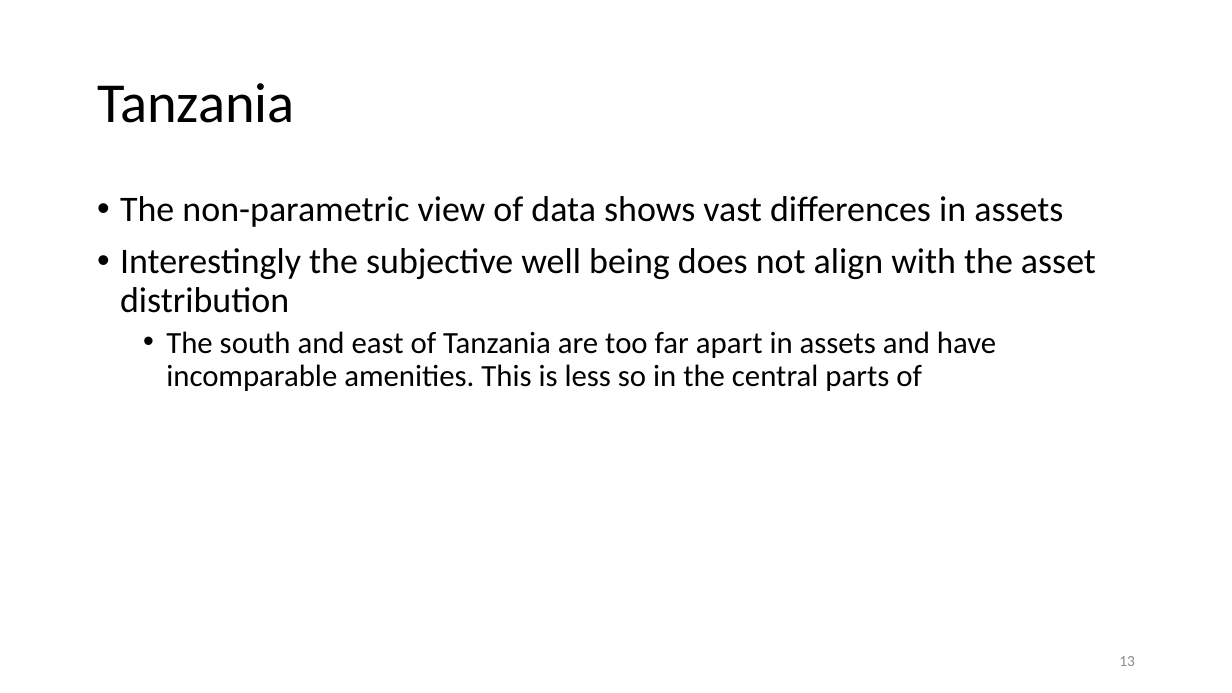
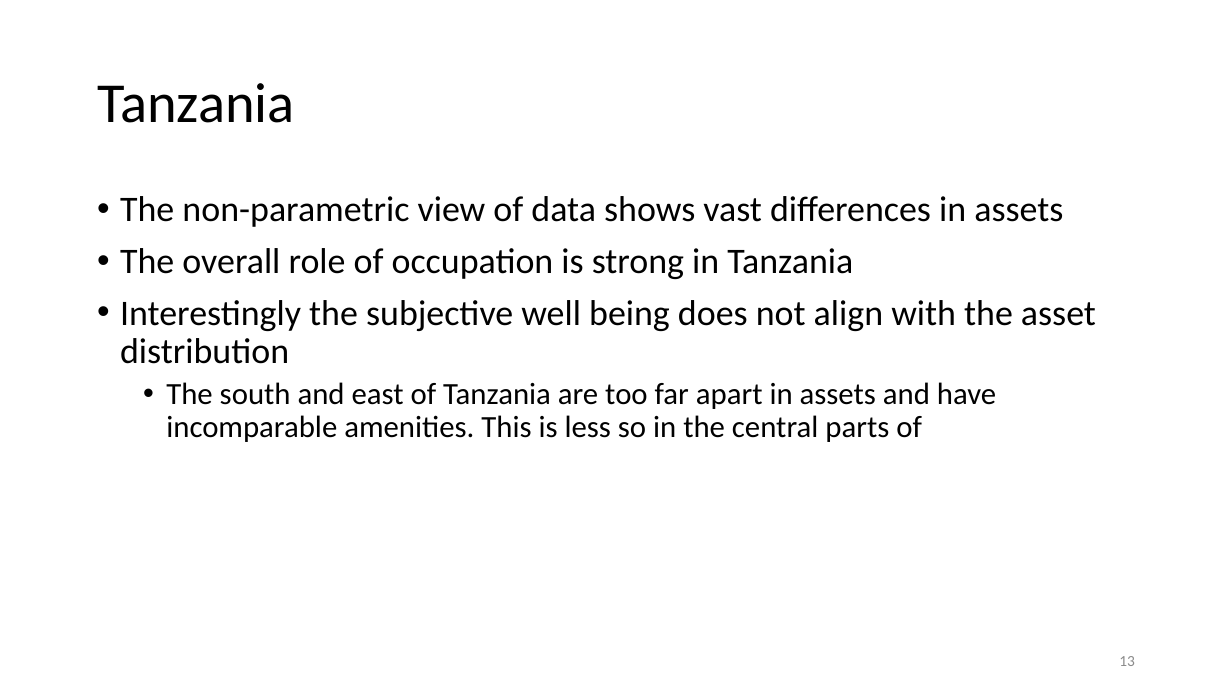
Before and after one commit to anuragr81/research, a slide deck: slide 13 of consumption/presentationOct2021.pptx. Drawn at 1232x693 pixels with LibreOffice and Linux fonts; fonts in the diff are those of the drawing; background and template pictures are left out. Boxes give left, top, right and bottom in pixels: in the first picture for what was removed or moved away, otherwise in the second. Text is boxed around its words. In the diff, an @@ line names an element or a change of style, - is before the commit and + after.

```diff
--- a/consumption/presentationOct2021.pptx
+++ b/consumption/presentationOct2021.pptx
@@ text at [120,248,853,279]: paragraph added @@
+• The overall role of occupation is strong in Tanzania
```
Also in this commit, not shown: 1 other slide changed, 2 slides added, 4 other files.
